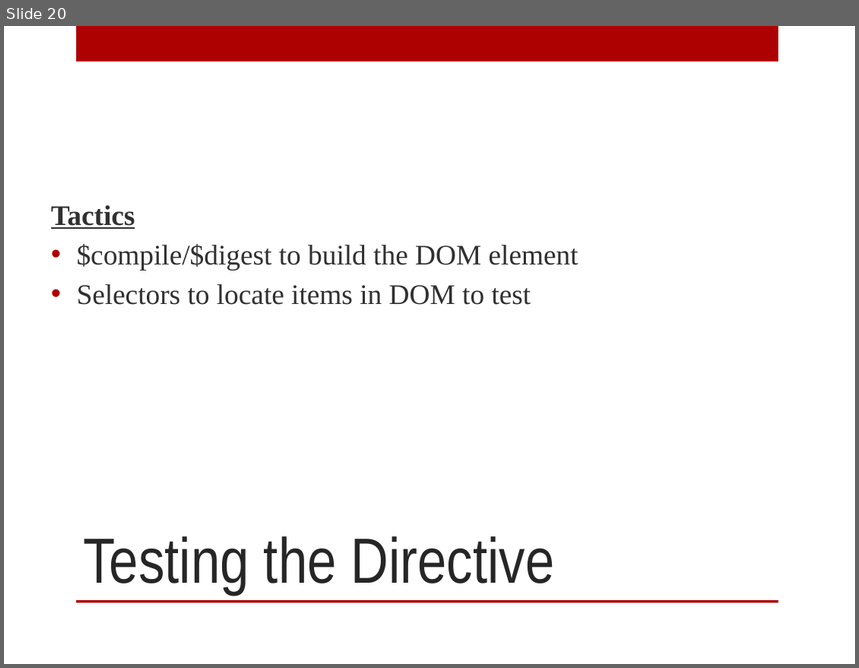
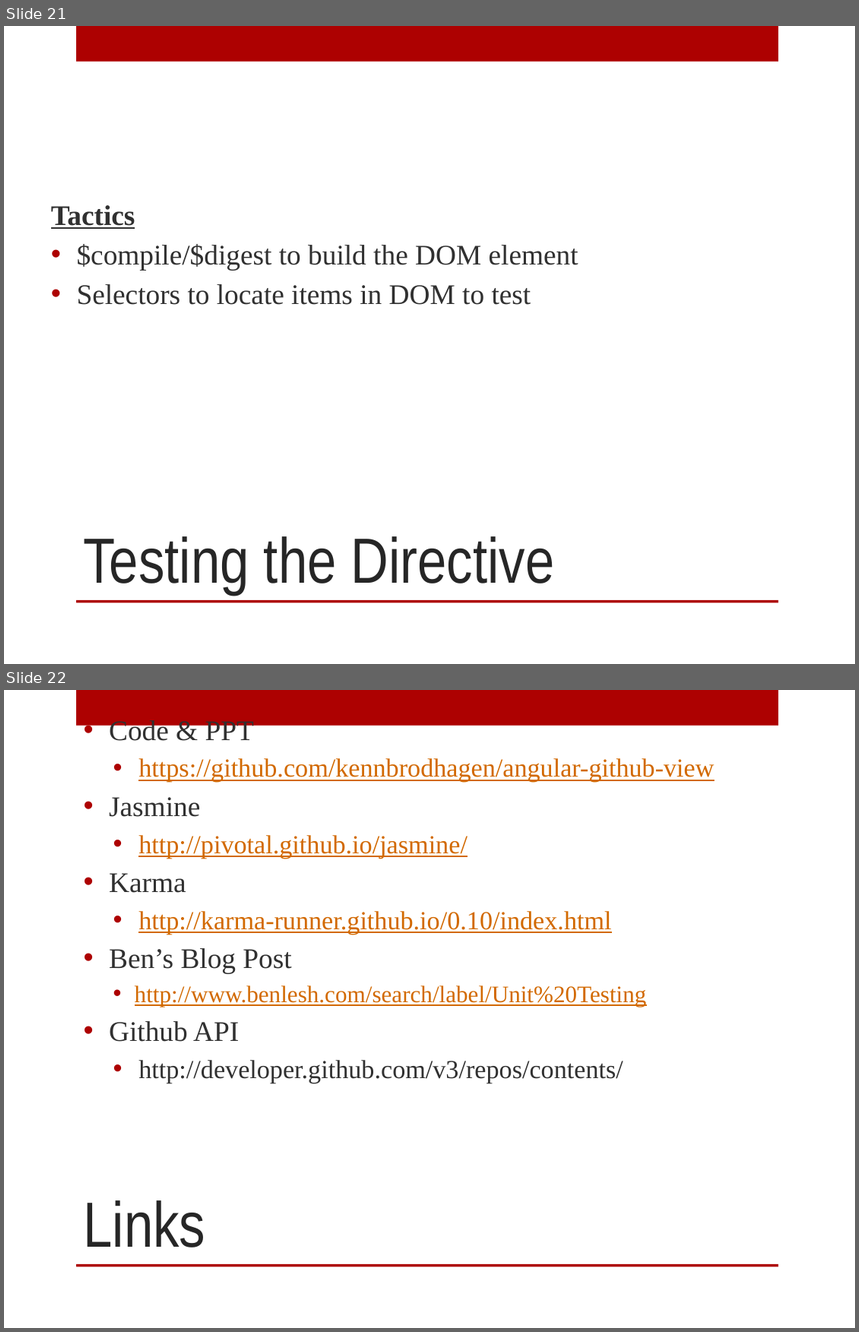
Before and after one commit to kennbrodhagen/angular-github-view, a slide deck: AngularJS Unit Testing.pptx. Shown one above the other, each under a label of ours: slide 20 before the commit, slides 21 and 22 after it. The pictures are 859x668 and 859x1332 pixels, drawn with LibreOffice and Linux fonts; fonts in the diff are those of the drawing; background and template pictures are left out. Boxes give left, top, right and bottom in pixels: in the first picture for what was removed or moved away, otherwise in the second. Text is boxed around its words. In the diff, an @@ line names an element or a change of style, - is before the commit and + after.

```diff
--- a/AngularJS Unit Testing.pptx
+++ b/AngularJS Unit Testing.pptx
@@ slide 22 added at (x1=4, y1=690, x2=855, y2=1328), background picture (left out); not listed: 2 template elements that a slide beside it also shows @@
@@ text added at (x1=109, y1=758, x2=714, y2=1084), 22 pt, text #D26900, underline @@
+• Code & PPT
+  • https://github.com/kennbrodhagen/angular-github-view
+• Jasmine
+  • http://pivotal.github.io/jasmine/
+• Karma
+  • http://karma-runner.github.io/0.10/index.html
+• Ben’s Blog Post
+    • http://www.benlesh.com/search/label/Unit%20Testing
+• Github API
+  • http://developer.github.com/v3/repos/contents/
@@ title added at (x1=84, y1=1201, x2=206, y2=1248), 54 pt, text #262626 @@
+Links
@@ what was slide 20 is now slide 21 @@
```
Also in this commit, not shown: 5 slides changed, 1 other slide added, 1 slide removed, 1 other file.
